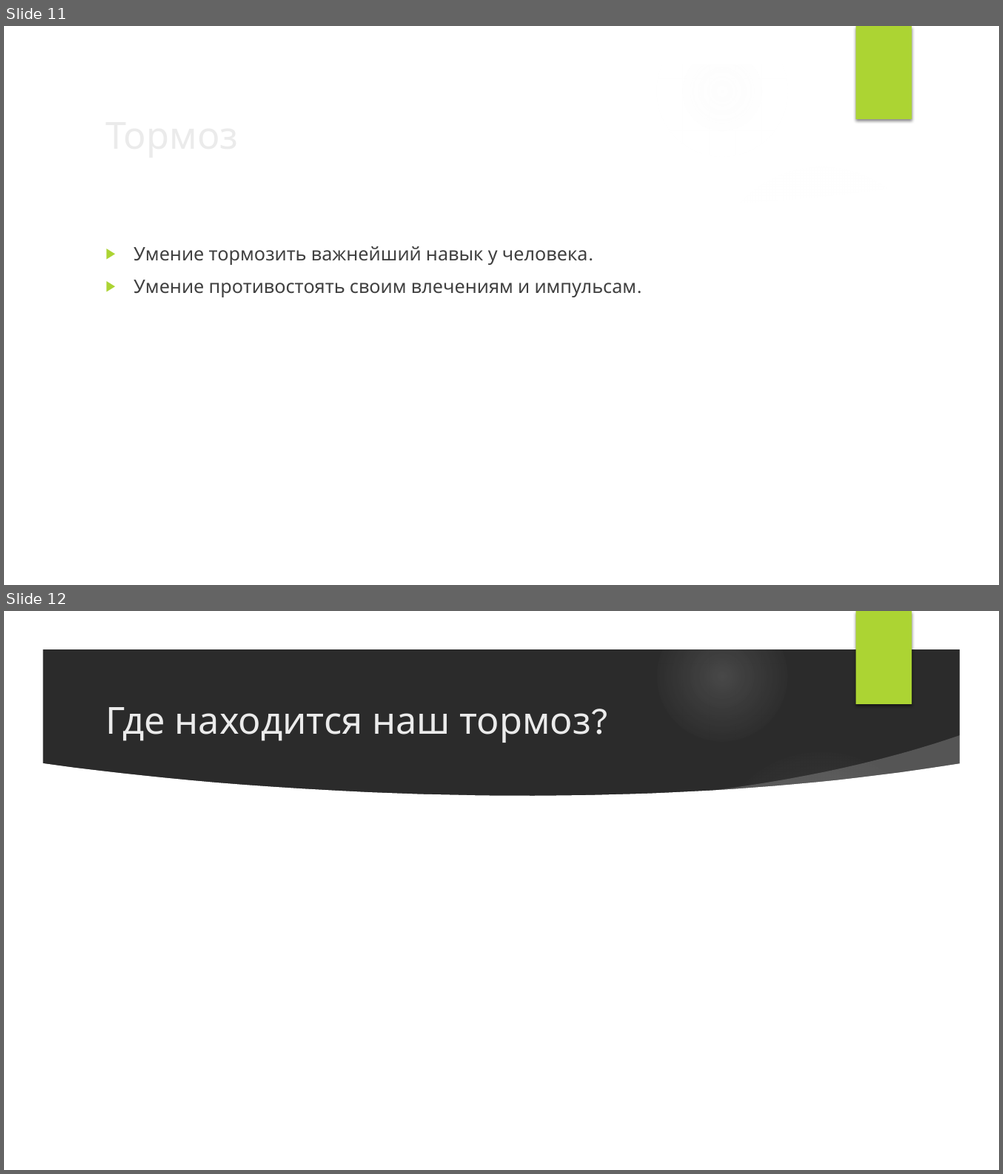
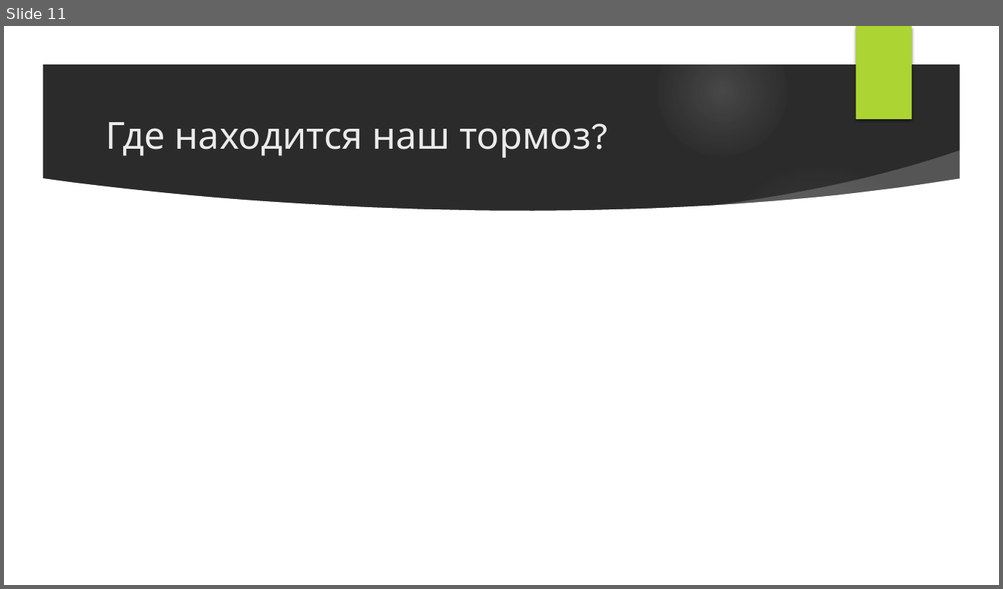
Before and after one commit to VladimirMakarevich/presentations, a slide deck: softskills/willpower/willpower.pptx. Shown one above the other, each under a label of ours: slides 11 and 12 before the commit, slide 11 after it. The pictures are 1003x1174 and 1003x589 pixels, drawn with LibreOffice and Linux fonts; fonts in the diff are those of the drawing; background and template pictures are left out; a plain dark background stands for a picture behind light text. Boxes give left, top, right and bottom in pixels: in the first picture for what was removed or moved away, otherwise in the second. Text is boxed around its words. In the diff, an @@ line names an element or a change of style, - is before the commit and + after.

```diff
--- a/softskills/willpower/willpower.pptx
+++ b/softskills/willpower/willpower.pptx
@@ slide 11 removed at <box>4,26,999,585</box>, background picture (left out); not listed: 9 template elements that a slide beside it also shows @@
@@ title removed at <box>98,105,813,163</box> @@
-Тормоз
@@ text removed at <box>134,247,637,298</box> @@
-▶ Умение тормозить важнейший навык у человека.
-▶ Умение противостоять своим влечениям и импульсам.
@@ what was slide 12 is now slide 11 @@
```
Also in this commit, not shown: 9 slides changed, 10 slides added, 7 other slides removed.
